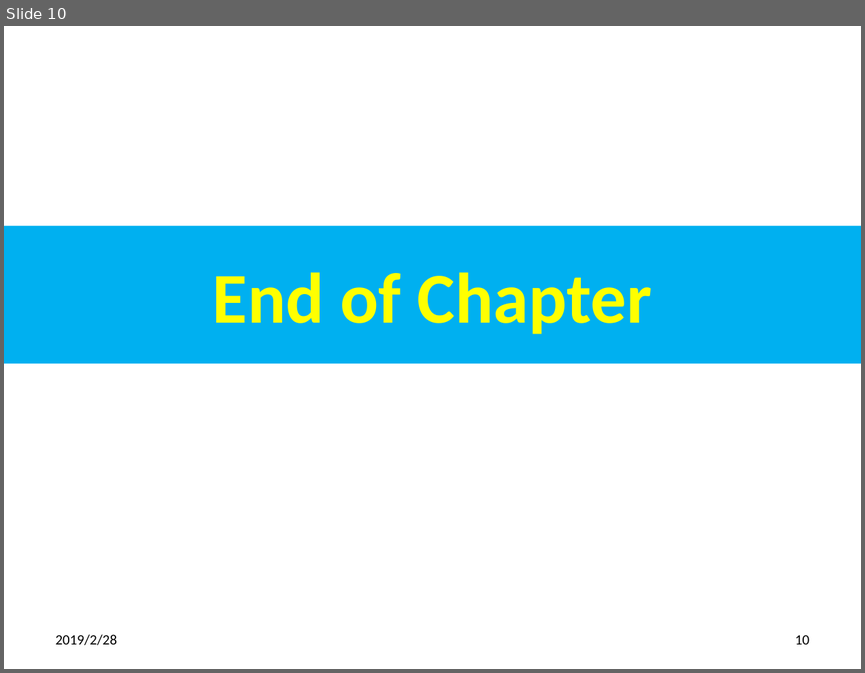
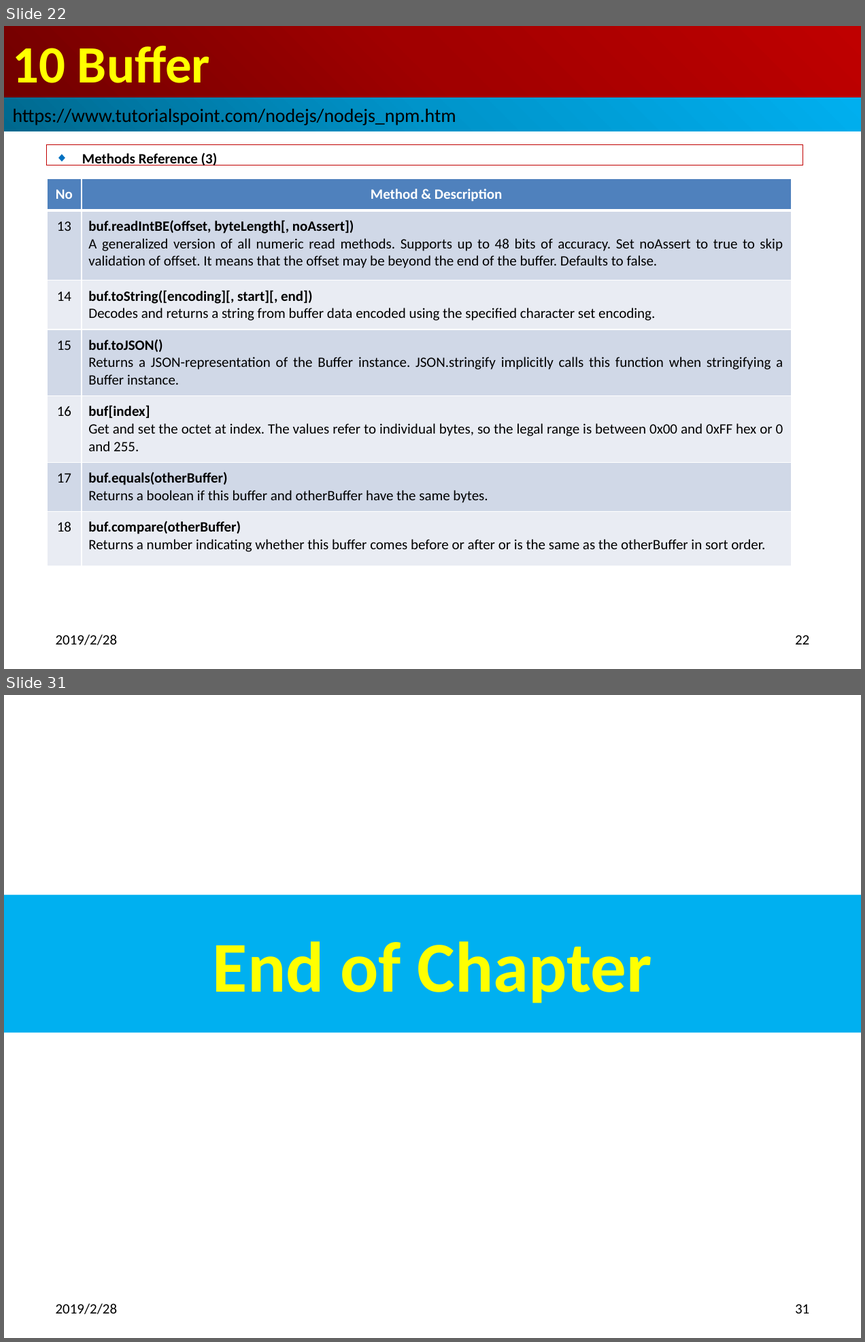
Before and after one commit to peterhchen/100-nodejs-basic, a slide deck: 15_Ch10_Buffer.pptx. Shown one above the other, each under a label of ours: slide 10 before the commit, slides 22 and 31 after it; the slides between them are not shown. The pictures are 865x673 and 865x1342 pixels, drawn with LibreOffice and Linux fonts; fonts in the diff are those of the drawing. Boxes give left, top, right and bottom in pixels: in the first picture for what was removed or moved away, otherwise in the second. Text is boxed around its words. In the diff, an @@ line names an element or a change of style, - is before the commit and + after.

Commit message:
Buffer Operation

```diff
--- a/15_Ch10_Buffer.pptx
+++ b/15_Ch10_Buffer.pptx
@@ slide 22 added at [4, 26, 861, 669], background #FFFFFF @@
@@ title added at [4, 26, 861, 98], fill gradient #720000 to #A20000 to #C00000, 44 pt, text #FFFF00, bold @@
+10 Buffer
@@ rectangle added at [4, 98, 861, 131], fill gradient #00688E to #0094CA to #00B0F0, 16 pt, text #000000 @@
+https://www.tutorialspoint.com/nodejs/nodejs_npm.htm
@@ rectangle added at [47, 145, 802, 165], outline #C00000 0.75 pt, 12 pt, text #000000, bold @@
+◆ Methods Reference (3)
@@ table added at [47, 178, 791, 563], 7 rows, 2 columns @@
+No | Method & Description
+13 | buf.readIntBE(offset, byteLength[, noAssert]) / A generalized version of all numeric read methods. Supports up to 48 bits of accuracy. Set noAssert to true to skip validation of offset. It means that the offset may be beyond the end of the buffer. Defaults to false.
+14 | buf.toString([encoding][, start][, end]) / Decodes and returns a string from buffer data encoded using the specified character set encoding.
+15 | buf.toJSON() / Returns a JSON-representation of the Buffer instance. JSON.stringify implicitly calls this function when stringifying a Buffer instance.
+16 | buf[index] / Get and set the octet at index. The values refer to individual bytes, so the legal range is between 0x00 and 0xFF hex or 0 and 255.
+17 | buf.equals(otherBuffer) / Returns a boolean if this buffer and otherBuffer have the same bytes.
+18 | buf.compare(otherBuffer) / Returns a number indicating whether this buffer comes before or after or is the same as the otherBuffer in sort order.
@@ text added at [56, 634, 118, 645], 12 pt, text #000000 @@
+2019/2/28
@@ page number added at [795, 635, 809, 644], 12 pt, text #000000 @@
+22
@@ what was slide 10 is now slide 31 @@
@@ page number at [795, 1304, 809, 1313]: text changed @@
-10
+31
```
Also in this commit, not shown: 20 other slides added, 5 other files.
